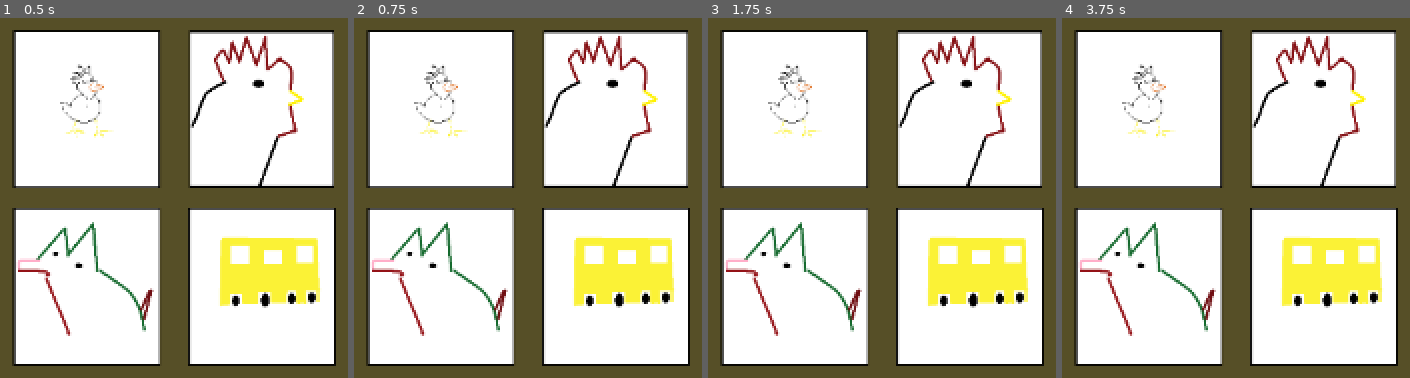
Above: before the commit, frames 1-4 (left to right).
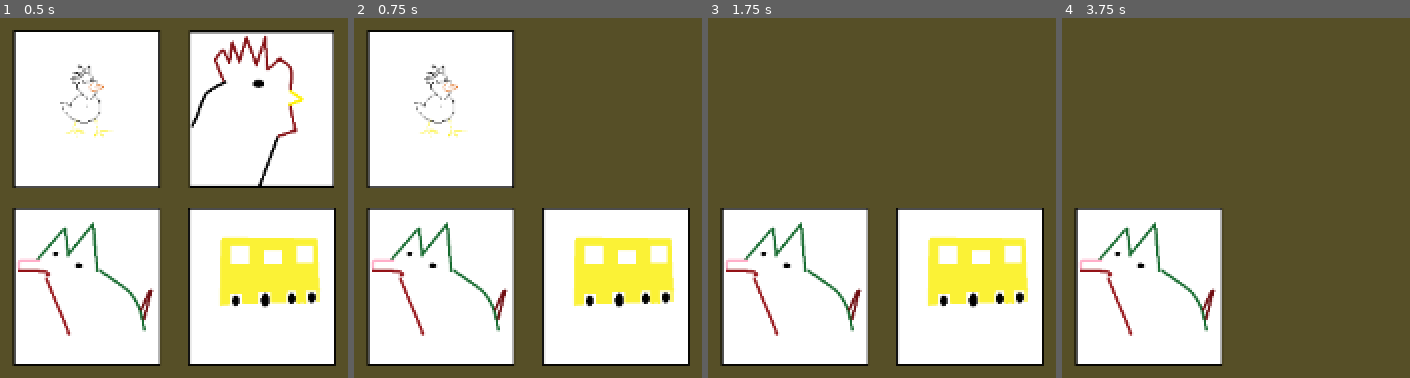
Above: after the commit, the same moments.

Repository: xepewout/BAE
Game: Godot game, scene res://scenes/chicken_sort.tscn
The game is run twice, just before and just after one commit, with the same random seed, the same clock (stepped at 60 frames per second) and the same inputs. This scene is started directly instead of the project's main scene.
Inputs (mouse positions are in pixels of both pictures, inside the frame that each line leads up to):
- Up to frame 1 (0.5 s): no input
- Up to frame 2 (0.75 s): tap Enter (enter) at 0.5 s; move the mouse to (615, 108) at 0.52 s; hold D (Move_Right) from 0.53 s (still down); hold 1 (one) from 0.53 s (still down); click (615, 108) at 0.6 s
- Up to frame 3 (1.75 s): tap Space (space) at 1.25 s; move the mouse to (795, 108) at 1.27 s; release D (Move_Right) at 1.28 s; release 1 (one) at 1.28 s; hold S (Move_Down) from 1.28 s (still down); tap 1 (one) at 1.35 s; click (795, 108) at 1.55 s
- Up to frame 4 (3.75 s): tap Enter (enter) at 2, 2.1, 3.5 s; move the mouse to (outside the picture) at 2.02 s; release S (Move_Down) at 2.03 s; hold D (Move_Right) 2.03-2.78 s; hold 1 (one) 2.03-2.78 s; click (outside the picture) at 2.17 s; tap Space (space) at 2.75 s; move the mouse to (outside the picture) at 2.77 s; hold W (Move_Up) 2.78-3.53 s; click (outside the picture) at 2.85 s; move the mouse to (1260, 352) at 3.52 s; hold A (Move_Left) from 3.53 s (still down); hold 1 (one) from 3.53 s (still down); click (1260, 352) at 3.67 s

Frame 1 is identical in both runs. In frame 2, 18% of the frame differs, in the area x 54-96%, y 3-48%; in frame 3, 37%; in frame 4, 56%, in the area x 3-97%, y 3-97%.

Commit message:
version .8.2
-chicken sort minigame

Diff:
--- /dev/null
+++ b/bae/scenes/chicken.gd
@@ -0,0 +1,21 @@
+extends Area2D
+@onready var chicken_sort: Node2D = $".."
+@onready var chicken: Area2D = $"."
+
+
+
+func _on_input_event(viewport: Node, event: InputEvent, shape_idx: int) -> void:
+	if Input.is_action_just_pressed("mouse_left"):
+		chicken_sort.flag += 1
+		chicken_sort.data += 1
+		chicken.visible = false
+		if chicken_sort.flag == 2 or chicken_sort.flag == 0:
+			chicken_sort.flag = 0
+			if !chicken_sort._click():
+				chicken.visible = true
+				chicken_sort.Tempchicken.visible = true
+				chicken_sort.Tempchicken = null
+				print("click was false")
+		else:
+			print("setChicken")
+			chicken_sort._setChicken(chicken)
--- /dev/null
+++ b/bae/scenes/chicken_m.gd
@@ -0,0 +1,21 @@
+extends Area2D
+@onready var chicken_sort: Node2D = $".."
+@onready var chicken: Area2D = $"."
+
+
+
+func _on_input_event(viewport: Node, event: InputEvent, shape_idx: int) -> void:
+	if Input.is_action_just_pressed("mouse_left"):
+		chicken_sort.flag += 1
+		chicken_sort.data -= 1
+		chicken.visible = false
+		if chicken_sort.flag == 2 or chicken_sort.flag == 0:
+			chicken_sort.flag = 0
+			if !chicken_sort._click():
+				chicken.visible = true
+				chicken_sort.Tempchicken.visible = true
+				chicken_sort.Tempchicken = null
+				print("click was false")
+		else:
+			print("setChicken")
+			chicken_sort._setChicken(chicken)
--- a/bae/scenes/chicken_sort.gd
+++ b/bae/scenes/chicken_sort.gd
@@ -2,9 +2,23 @@
 
 var totalPairs = 2
 var pairsFound = 0
+var flag = 0
+var data = 0
+var Tempchicken: Area2D
 
-func _click():
-	pass
+func _click() -> bool:
+	print(data)
+	if data == 0:
+		print("data is 0")
+		pairsFound += 1
+		return true
+		_checkIfDone()
+	data = 0
+	return false
 
-func _ready():
-	pass
+func _checkIfDone():
+	if pairsFound == totalPairs:
+		print("done")
+
+func _setChicken(chicken: Area2D):
+	Tempchicken = chicken
--- a/bae/scenes/chicken_sort.tscn
+++ b/bae/scenes/chicken_sort.tscn
@@ -1,13 +1,17 @@
-[gd_scene load_steps=13 format=3 uid="uid://b0ivvilm0hoxd"]
+[gd_scene load_steps=17 format=3 uid="uid://b0ivvilm0hoxd"]
 
 [ext_resource type="Script" path="res://scenes/chicken_sort.gd" id="1_xgf3y"]
 [ext_resource type="Texture2D" uid="uid://duajqn14xtq28" path="res://assests/sprites/ui/window.png" id="3_b5vws"]
 [ext_resource type="Texture2D" uid="uid://bwbjv6bxokfsa" path="res://assests/sprites/chickenSort/chicken1.png" id="4_kl4u4"]
 [ext_resource type="Texture2D" uid="uid://1wx2ic8suv7t" path="res://assests/sprites/ui/timerBarBack.png" id="4_srrxo"]
+[ext_resource type="Script" path="res://scenes/chicken.gd" id="5_h0vly"]
 [ext_resource type="Texture2D" uid="uid://c0stt7whbsw0x" path="res://assests/sprites/ui/timerBar.png" id="5_n2upm"]
 [ext_resource type="Texture2D" uid="uid://0xm786wdpgpe" path="res://assests/sprites/chickenSort/chicken4.png" id="5_ssvrf"]
+[ext_resource type="Script" path="res://scenes/chicken_m.gd" id="7_isn6q"]
 [ext_resource type="Texture2D" uid="uid://bxq1coj1ymku8" path="res://assests/sprites/chickenSort/chicken3.png" id="7_ugflx"]
 [ext_resource type="Texture2D" uid="uid://bwoy5ry778wwu" path="res://assests/sprites/chickenSort/chicken2.png" id="8_us4oj"]
+[ext_resource type="Script" path="res://scenes/fox.gd" id="9_x808u"]
+[ext_resource type="Script" path="res://scenes/fox_1.gd" id="11_b17lt"]
 
 [sub_resource type="RectangleShape2D" id="RectangleShape2D_3dpvf"]
 size = Vector2(114, 122)
@@ -53,18 +57,20 @@
 
 [node name="Chicken" type="Area2D" parent="."]
 position = Vector2(1075, 273)
+script = ExtResource("5_h0vly")
 metadata/_edit_group_ = true
-
-[node name="CollisionShape2D" type="CollisionShape2D" parent="Chicken"]
-shape = SubResource("RectangleShape2D_3dpvf")
 
 [node name="Sprite2D" type="Sprite2D" parent="Chicken"]
 scale = Vector2(0.4, 0.4)
 texture = ExtResource("4_kl4u4")
 
+[node name="CollisionShape2D" type="CollisionShape2D" parent="Chicken"]
+shape = SubResource("RectangleShape2D_3dpvf")
+
 [node name="ChickenM" type="Area2D" parent="."]
 position = Vector2(935, 273)
 scale = Vector2(0.4, 0.4)
+script = ExtResource("7_isn6q")
 metadata/_edit_group_ = true
 
 [node name="Sprite2D" type="Sprite2D" parent="ChickenM"]
@@ -75,6 +81,7 @@
 
 [node name="Fox" type="Area2D" parent="."]
 position = Vector2(935, 415)
+script = ExtResource("9_x808u")
 metadata/_edit_group_ = true
 
 [node name="Sprite2D2" type="Sprite2D" parent="Fox"]
@@ -88,6 +95,7 @@
 [node name="Fox1" type="Area2D" parent="."]
 position = Vector2(1075, 415)
 scale = Vector2(0.4, 0.4)
+script = ExtResource("11_b17lt")
 metadata/_edit_group_ = true
 
 [node name="Sprite2D" type="Sprite2D" parent="Fox1"]
@@ -97,5 +105,7 @@
 position = Vector2(-1.25, -1.25)
 shape = SubResource("RectangleShape2D_sr1ew")
 
-[connection signal="input_event" from="Chicken" to="." method="_on_chicken_input_event"]
-[connection signal="input_event" from="ChickenM" to="." method="_on_chicken_input_event"]
+[connection signal="input_event" from="Chicken" to="Chicken" method="_on_input_event"]
+[connection signal="input_event" from="ChickenM" to="ChickenM" method="_on_input_event"]
+[connection signal="input_event" from="Fox" to="Fox" method="_on_input_event"]
+[connection signal="input_event" from="Fox1" to="Fox1" method="_on_input_event"]
--- /dev/null
+++ b/bae/scenes/fox.gd
@@ -0,0 +1,21 @@
+extends Area2D
+@onready var chicken_sort: Node2D = $".."
+@onready var chicken: Area2D = $"."
+
+
+
+func _on_input_event(viewport: Node, event: InputEvent, shape_idx: int) -> void:
+	if Input.is_action_just_pressed("mouse_left"):
+		chicken_sort.flag += 1
+		chicken_sort.data += 2
+		chicken.visible = false
+		if chicken_sort.flag == 2 or chicken_sort.flag == 0:
+			chicken_sort.flag = 0
+			if !chicken_sort._click():
+				chicken.visible = true
+				chicken_sort.Tempchicken.visible = true
+				chicken_sort.Tempchicken = null
+				print("click was false")
+		else:
+			print("setChicken")
+			chicken_sort._setChicken(chicken)
--- /dev/null
+++ b/bae/scenes/fox_1.gd
@@ -0,0 +1,21 @@
+extends Area2D
+@onready var chicken_sort: Node2D = $".."
+@onready var chicken: Area2D = $"."
+
+
+
+func _on_input_event(viewport: Node, event: InputEvent, shape_idx: int) -> void:
+	if Input.is_action_just_pressed("mouse_left"):
+		chicken_sort.flag += 1
+		chicken_sort.data -= 2
+		chicken.visible = false
+		if chicken_sort.flag == 2  or chicken_sort.flag == 0:
+			chicken_sort.flag = 0
+			if !chicken_sort._click():
+				chicken.visible = true
+				chicken_sort.Tempchicken.visible = true
+				chicken_sort.Tempchicken = null
+				print("click was false")
+		else:
+			print("setChicken")
+			chicken_sort._setChicken(chicken)
